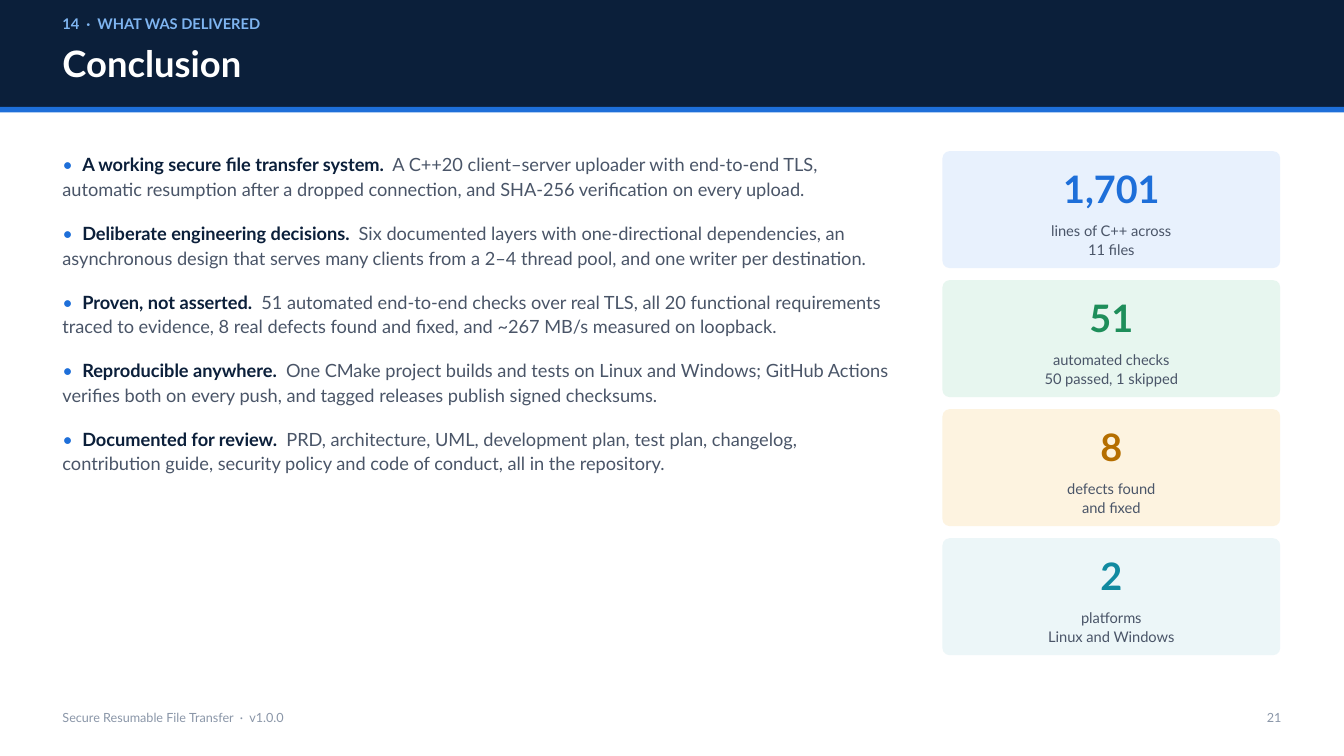
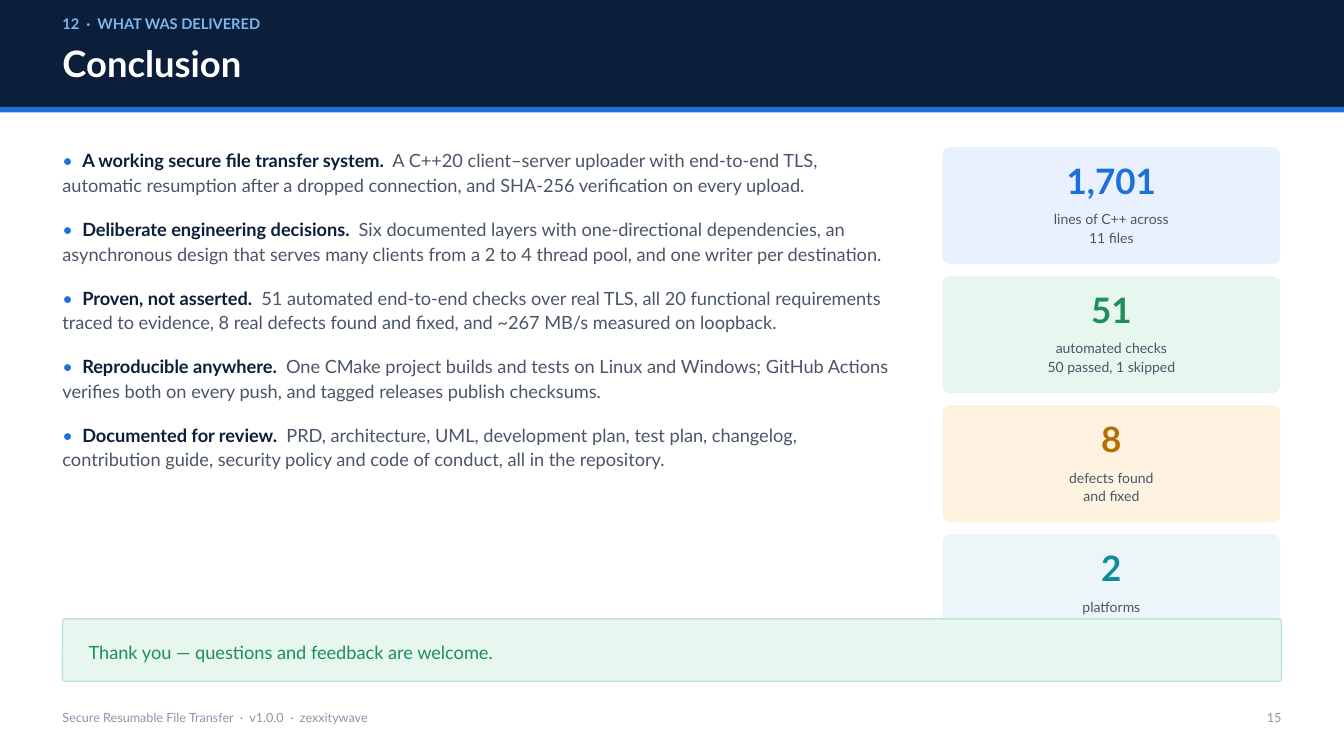
Before and after one commit to zexxitywave/File-transfer-, a slide deck: slide 15 of presentation/Secure-Resumable-File-Transfer.pptx (slide 21 before the commit). Drawn at 1344x756 pixels with LibreOffice and Linux fonts; fonts in the diff are those of the drawing. Boxes give left, top, right and bottom in pixels: in the first picture for what was removed or moved away, otherwise in the second. Text is boxed around its words. In the diff, an @@ line names an element or a change of style, - is before the commit and + after.

Commit message:
Tighten the presentation to 16 slides and remove all placeholders
- Merge the paired slides (TLS with integrity, resumption with concurrency,
  testing with results, CI with design decisions) and drop the agenda slide,
  cutting the deck from 22 slides to 16 for a shorter presentation slot
- Fill the title and closing slides from the repository itself (maintainer
  handle, repository URL, version, platforms, test count, MIT licence) so
  there is nothing left for a presenter to fill in by hand
- Fix bullets() rendering plain items as a bare marker: a bullet without the
  "||" head separator was writing the empty tail instead of its own text
- Give the deck a close slide, and fix check_deck.py so the text dump survives
  the cp1252 console encoding used on Windows

```diff
--- a/presentation/Secure-Resumable-File-Transfer.pptx
+++ b/presentation/Secure-Resumable-File-Transfer.pptx
@@ text at <box>62,18,260,29</box>: text changed @@
-14 · WHAT WAS DELIVERED
+12 · WHAT WAS DELIVERED
@@ text at <box>62,222,882,265</box>: text changed @@
-• Deliberate engineering decisions. Six documented layers with one-directional dependencies, an asynchronous design that serves many clients from a 2–4 thread pool, and one writer per destination.
+• Deliberate engineering decisions. Six documented layers with one-directional dependencies, an asynchronous design that serves many clients from a 2 to 4 thread pool, and one writer per destination.
@@ text "lines of C++ across": place and size @@
-text "lines of C++ across" at <box>1051,225,1171,255</box>
+text "lines of C++ across" at <box>1054,213,1168,243</box>
@@ text at <box>62,359,888,402</box>: text changed @@
-• Reproducible anywhere. One CMake project builds and tests on Linux and Windows; GitHub Actions verifies both on every push, and tagged releases publish signed checksums.
+• Reproducible anywhere. One CMake project builds and tests on Linux and Windows; GitHub Actions verifies both on every push, and tagged releases publish checksums.
@@ text "automated checks": place and size @@
-text "automated checks" at <box>1045,354,1178,387</box>
+text "automated checks" at <box>1048,342,1175,375</box>
@@ text "defects found": place and size @@
-text "defects found" at <box>1067,483,1156,513</box>
+text "defects found" at <box>1069,472,1154,501</box>
@@ 4 rounded rectangles, 1 text: place and size @@
-4 rounded rectangles, 1 text at <box>943,151,1280,655</box>
+4 rounded rectangles, 1 text at <box>943,147,1280,651</box>
@@ size 27 to 25 pt in 4 elements at <box>1067,168,1156,199</box>, <box>1091,297,1132,324</box>, <box>1101,426,1121,453</box>, <box>1101,555,1121,581</box> @@
@@ size 10.5 to 10 pt; line spacing 1.1 to 1.08 in 4 elements at <box>1054,213,1168,243</box>, <box>1048,342,1175,375</box>, <box>1069,472,1154,501</box>, <box>1082,602,1140,615</box> @@
@@ text "platforms": place and size @@
-text "platforms" at <box>1048,612,1175,642</box>
+text "platforms" at <box>1082,602,1140,615</box>
@@ rounded rectangle added at <box>63,619,1281,682</box>, fill #E7F6EF, outline #BFE3D1 1 pt @@
@@ text added at <box>89,645,493,662</box>, 13 pt, text #1E8E5A @@
+Thank you — questions and feedback are welcome.
@@ text at <box>62,713,368,724</box>: text changed @@
-Secure Resumable File Transfer · v1.0.0
+Secure Resumable File Transfer · v1.0.0 · zexxitywave
@@ text at <box>1267,713,1282,722</box>: text changed @@
-21
+15
```
Also in this commit, not shown: 15 other slides changed, 6 slides removed, 2 other files.
